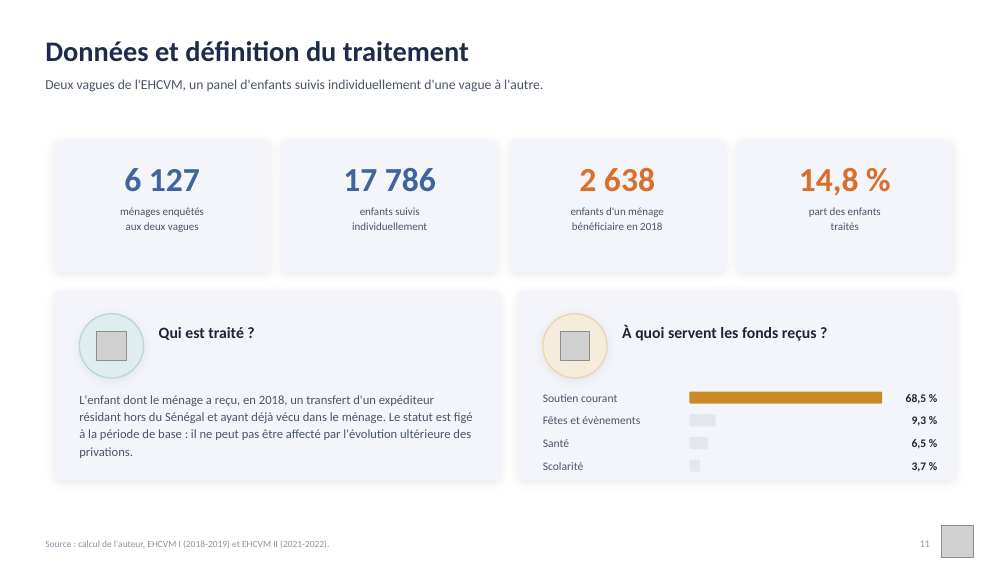
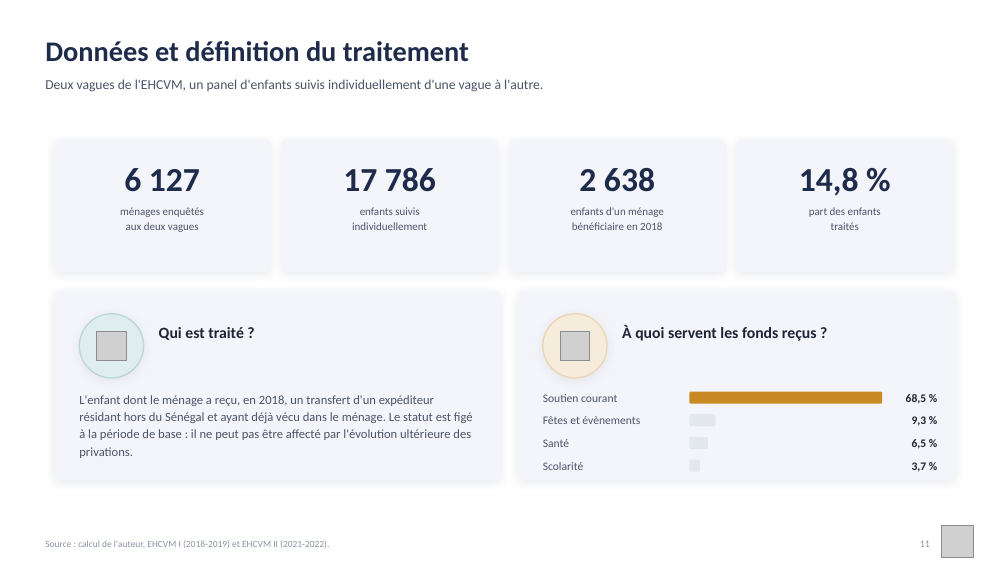
Before and after one commit to JODRAFF9/MEMOIRE, a slide deck: slide 11 of infographie/presentation_infographique.pptx. Drawn at 1008x567 pixels with LibreOffice and Linux fonts; fonts in the diff are those of the drawing; grey boxes stand for pictures. Boxes give left, top, right and bottom in pixels: in the first picture for what was removed or moved away, otherwise in the second. Text is boxed around its words. In the diff, an @@ line names an element or a change of style, - is before the commit and + after.

```diff
--- a/infographie/presentation_infographique.pptx
+++ b/infographie/presentation_infographique.pptx
@@ text "6 127" at [124, 168, 200, 192]: text colour #41639E to #1E2B4A @@
@@ text "17 786" at [343, 168, 436, 192]: text colour #41639E to #1E2B4A @@
@@ text "2 638" at [579, 168, 655, 192]: text colour #D96F2B to #1E2B4A @@
@@ text "14,8 %" at [799, 168, 859, 196]: text colour #D96F2B to #1E2B4A @@
```
Also in this commit, not shown: 5 other slides changed, 2 other files.
